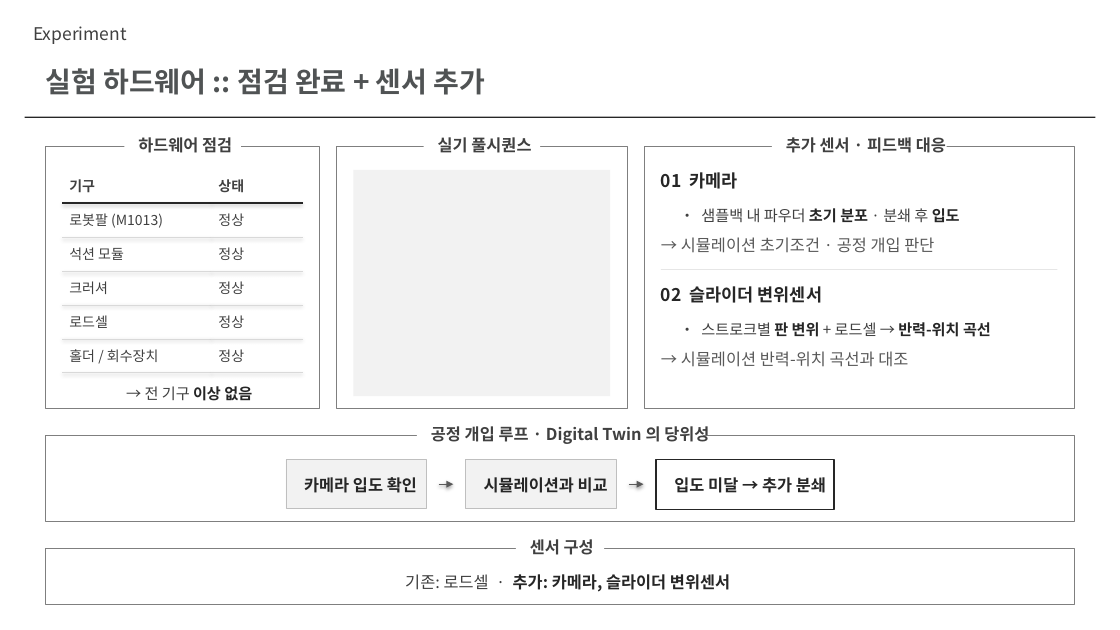
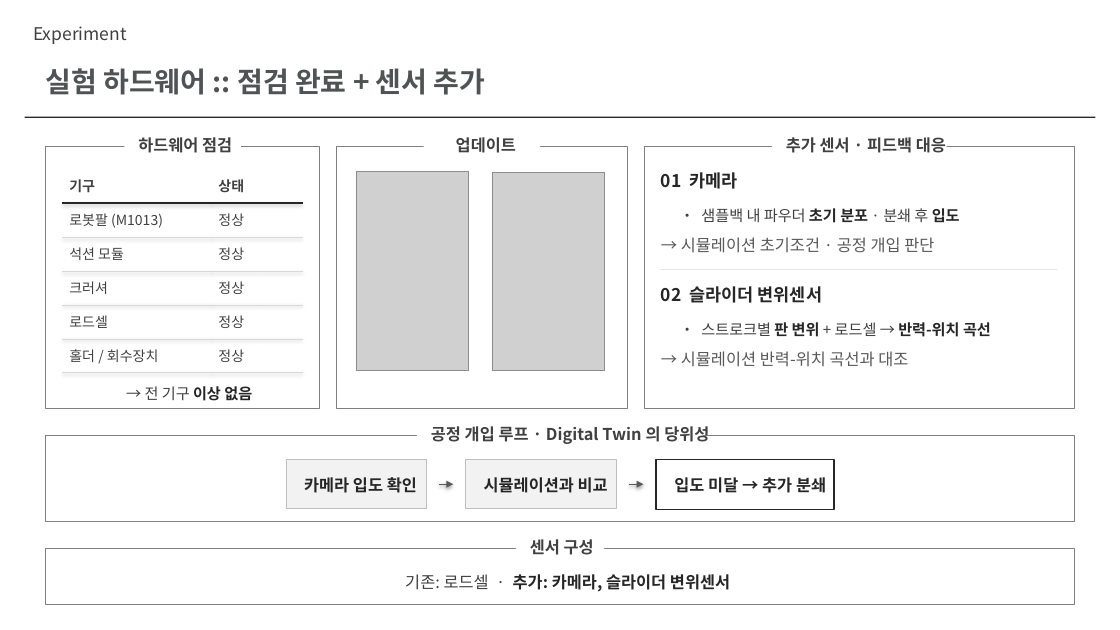
Before and after one commit to 55155/Crusher_IsaacSim, a slide deck: slide 8 of lab_meeting_deck/lab_meeting_deck.pptx. Drawn at 1120x630 pixels with LibreOffice and Linux fonts; fonts in the diff are those of the drawing; grey boxes stand for pictures. Boxes give left, top, right and bottom in pixels: in the first picture for what was removed or moved away, otherwise in the second. Text is boxed around its words. In the diff, an @@ line names an element or a change of style, - is before the commit and + after.

```diff
--- a/lab_meeting_deck/lab_meeting_deck.pptx
+++ b/lab_meeting_deck/lab_meeting_deck.pptx
@@ text at (456,137,516,153): text changed @@
-실기 풀시퀀스
+업데이트
@@ rectangle removed at (354,170,611,397) @@
@@ picture added at (356,171,469,371) @@
@@ picture added at (493,172,605,371) @@
```
Also in this commit, not shown: 8 other slides changed, 1 slide added, 10 other files.
